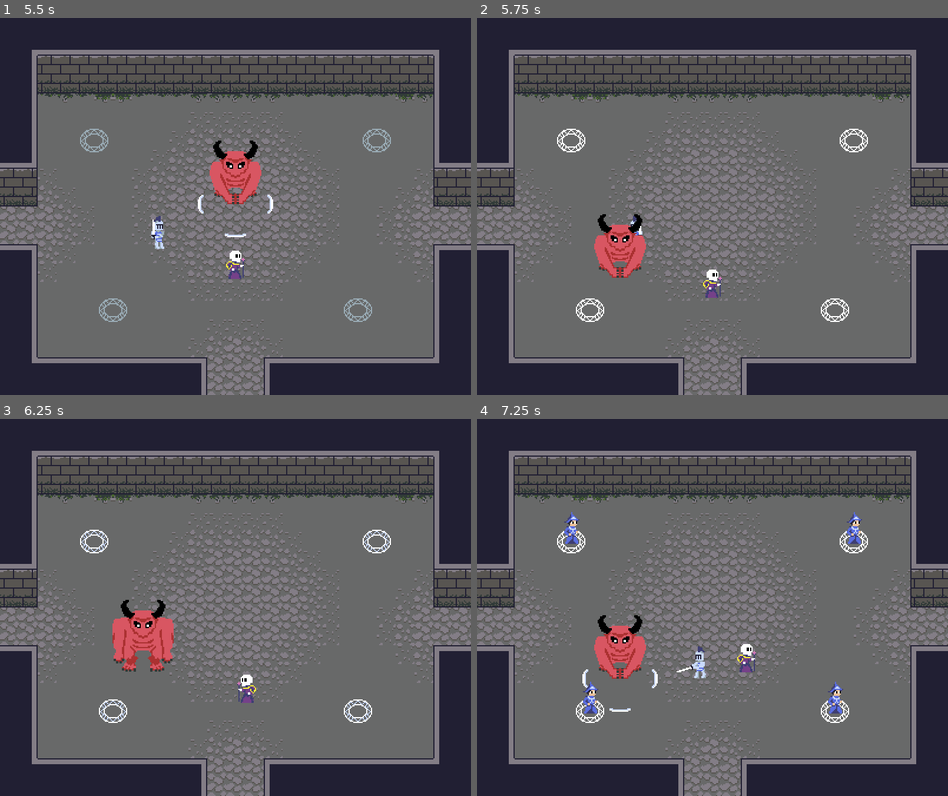
Above: before the commit, frames 1-4 (two rows, left to right).
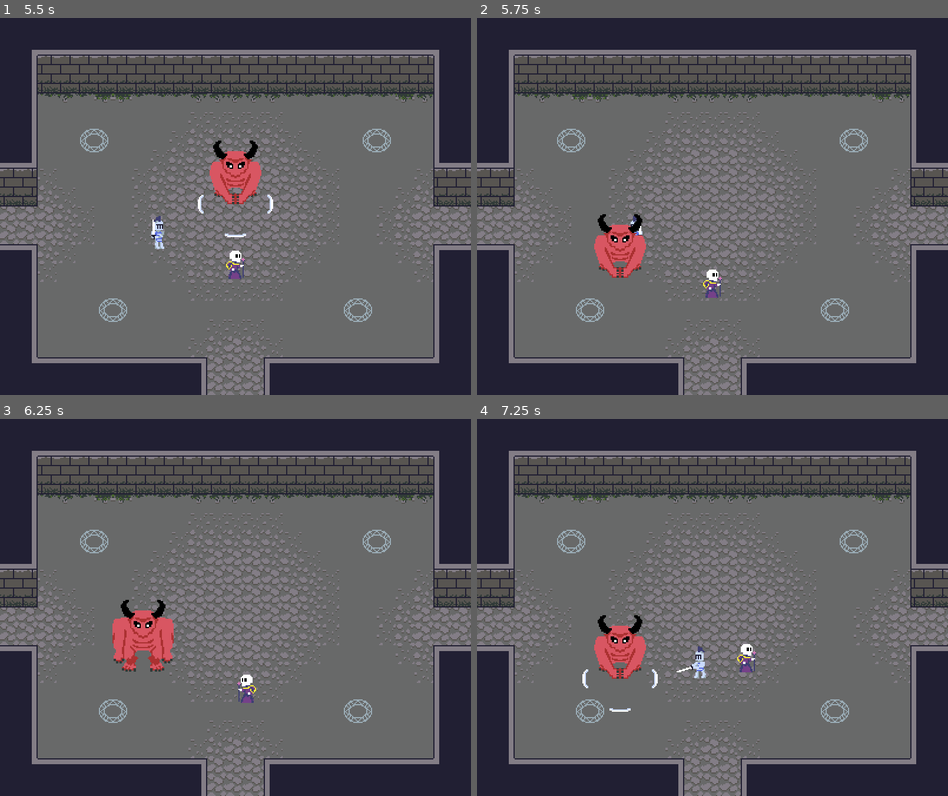
Above: after the commit, the same moments.

Repository: svntax/LD46-KeepItAlive
Game: Godot game, scene res://MainMenu/Main.tscn
Two runs of this game, one before a commit and one after it. Both use one fixed random seed, a clock stepped at 60 frames per second and the inputs below. The engine's default icon, where the game draws it, is replaced by a stand-in: a white triangle on a blue panel in a dark square.
Inputs (mouse positions are in pixels of both pictures, inside the frame that each line leads up to):
- Up to frame 1 (5.5 s): tap Enter (ui_accept) at 0.5, 0.77, 1.52, 3.02, 3.77, 4.52 s; move the mouse to (339, 187) at 0.52 s; hold Right (MOVE_RIGHT) 0.53-1.28 s; click (339, 187) at 0.6 s; move the mouse to (141, 225) at 1.27 s; hold Down (MOVE_DOWN) 1.28-2.03 s; click (141, 225) at 1.35 s; move the mouse to (282, 123) at 2.02 s; hold Right (MOVE_RIGHT) 2.03-2.78 s; click (282, 123) at 2.1 s; move the mouse to (211, 281) at 2.77 s; hold Up (MOVE_UP) 2.78-3.53 s; click (211, 281) at 2.85 s; move the mouse to (376, 263) at 3.52 s; hold Left (MOVE_LEFT) 3.53-5.03 s; click (376, 263) at 3.6 s; move the mouse to (94, 149) at 4.27 s; click (94, 149) at 4.35 s; move the mouse to (259, 206) at 5.02 s; hold Down (MOVE_DOWN) from 5.03 s (still down); click (259, 206) at 5.1 s
- Up to frame 2 (5.75 s): keep holding Down (MOVE_DOWN)
- Up to frame 3 (6.25 s): move the mouse to (164, 513) at 5.77 s; release Down (MOVE_DOWN) at 5.78 s; hold Right (MOVE_RIGHT) from 5.78 s (still down); click (164, 513) at 5.85 s; tap Enter (ui_accept) at 6.02 s
- Up to frame 4 (7.25 s): move the mouse to (816, 588) at 6.52 s; release Right (MOVE_RIGHT) at 6.53 s; hold Up (MOVE_UP) from 6.53 s (still down); click (816, 588) at 6.6 s; tap Enter (ui_accept) at 6.77 s

Frame 1 is identical in both runs. In frame 2, 0.5% of the frame differs, in the area x 17-83%, y 29-81%; in frame 3, 0.5%; in frame 4, 1.1%, in the area x 17-83%, y 24-81%.

Commit message:
Add Range Limits and Randomization to Spawners
Updated the spawners to skip spawning if the player or
monster are too close to them.

Altered the cooldown on spawners to be a random range
rather than a uniform constant.

Diff:
--- a/Enemies/MageSpawner.gd
+++ b/Enemies/MageSpawner.gd
@@ -8,16 +8,31 @@
 
 onready var game_root = get_tree().get_root().get_node("Gameplay")
 
+onready var TOO_CLOSE_RANGE = 100
+
 func _ready():
     spawn_timer.connect("timeout", self, "_spawn_timer_finished")
-    spawn_timer.wait_time = 5
+    spawn_timer.wait_time = get_spawn_time()
     spawn_timer.one_shot = true
     spawn_timer.start()
 
 func spawn_mage_enemy() -> void:
+    if are_players_too_close():
+        return;
     var mage = mage_enemy_scene.instance()
     mage.global_position = spawn_pos.global_position
     game_root.add_entity(mage)
+
+func are_players_too_close() -> bool:
+    var boss = get_tree().get_nodes_in_group("Boss")[0]
+    var player = get_tree().get_nodes_in_group("Players")[0]
+    var boss_distance = global_position.distance_to(boss.global_position)
+    var player_distance = global_position.distance_to(player.global_position)
+    return min(boss_distance, player_distance) <= TOO_CLOSE_RANGE
+
+func get_spawn_time() -> float:
+    return rand_range(8, 16)
+
 
 func _spawn_timer_finished():
     if !animation_player.is_playing():
@@ -26,5 +41,6 @@
 func _on_AnimationPlayer_animation_finished(anim_name):
     if anim_name == "active":
         animation_player.play("rest")
+        spawn_timer.wait_time = get_spawn_time()
         # Restart the spawn timer
         spawn_timer.start()
